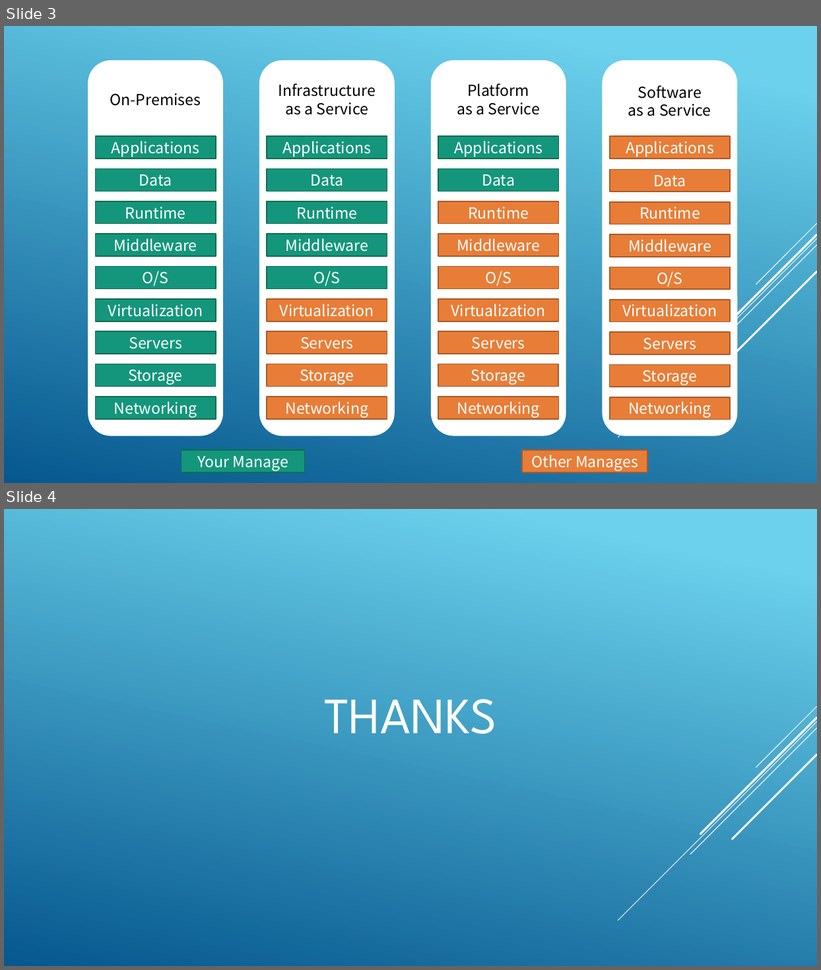
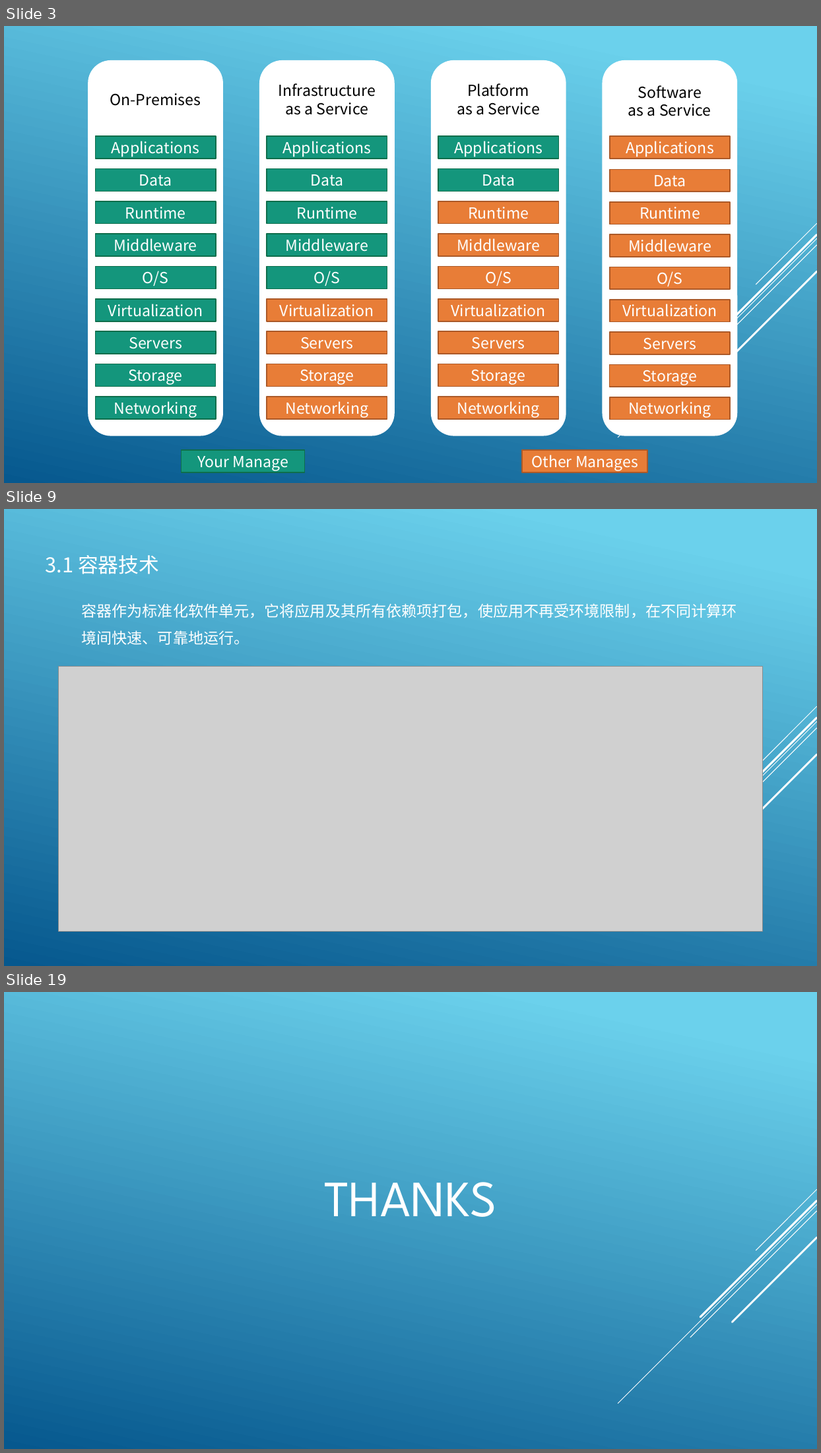
Before and after one commit to tank520/MyNote, a slide deck: 02 软件开发/04 框架/99 架构/云原生技术架构.pptx. Shown one above the other, each under a label of ours: slides 3 and 4 before the commit, slides 3, 9 and 19 after it; the slides between them are not shown. The pictures are 821x970 and 821x1453 pixels, drawn with LibreOffice and Linux fonts; fonts in the diff are those of the drawing; grey boxes stand for pictures. Boxes give left, top, right and bottom in pixels: in the first picture for what was removed or moved away, otherwise in the second. Text is boxed around its words. In the diff, an @@ line names an element or a change of style, - is before the commit and + after.

```diff
--- a/02 软件开发/04 框架/99 架构/云原生技术架构.pptx
+++ b/02 软件开发/04 框架/99 架构/云原生技术架构.pptx
@@ slide 9 added at (4,509,817,966), background gradient #6ED2EB to #06588E; not listed: 5 template elements that a slide beside it also shows @@
@@ text added at (45,555,159,574), 24 pt, text #FFFFFF @@
+3.1 容器技术
@@ text added at (81,603,737,645), 18 pt, text #FFFFFF @@
+容器作为标准化软件单元，它将应用及其所有依赖项打包，使应用不再受环境限制，在不同计算环境间快速、可靠地运行。
@@ picture added at (59,667,763,931) @@
@@ what was slide 4 is now slide 19 @@
```
Also in this commit, not shown: 2 slides changed, 14 other slides added.
